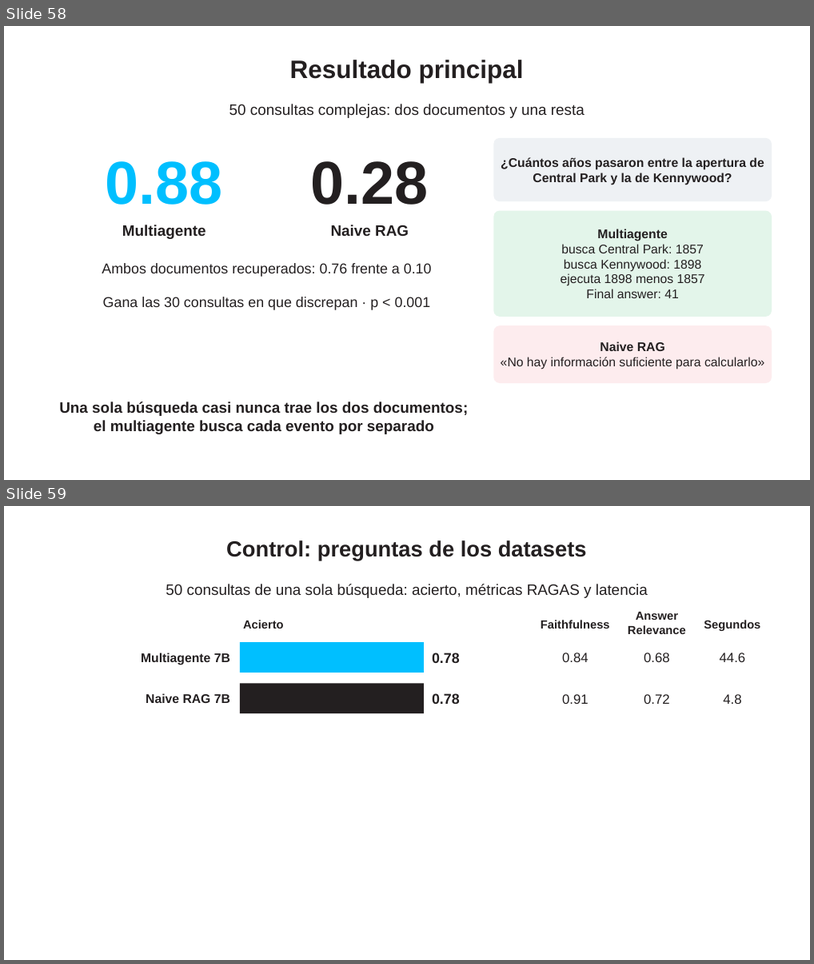
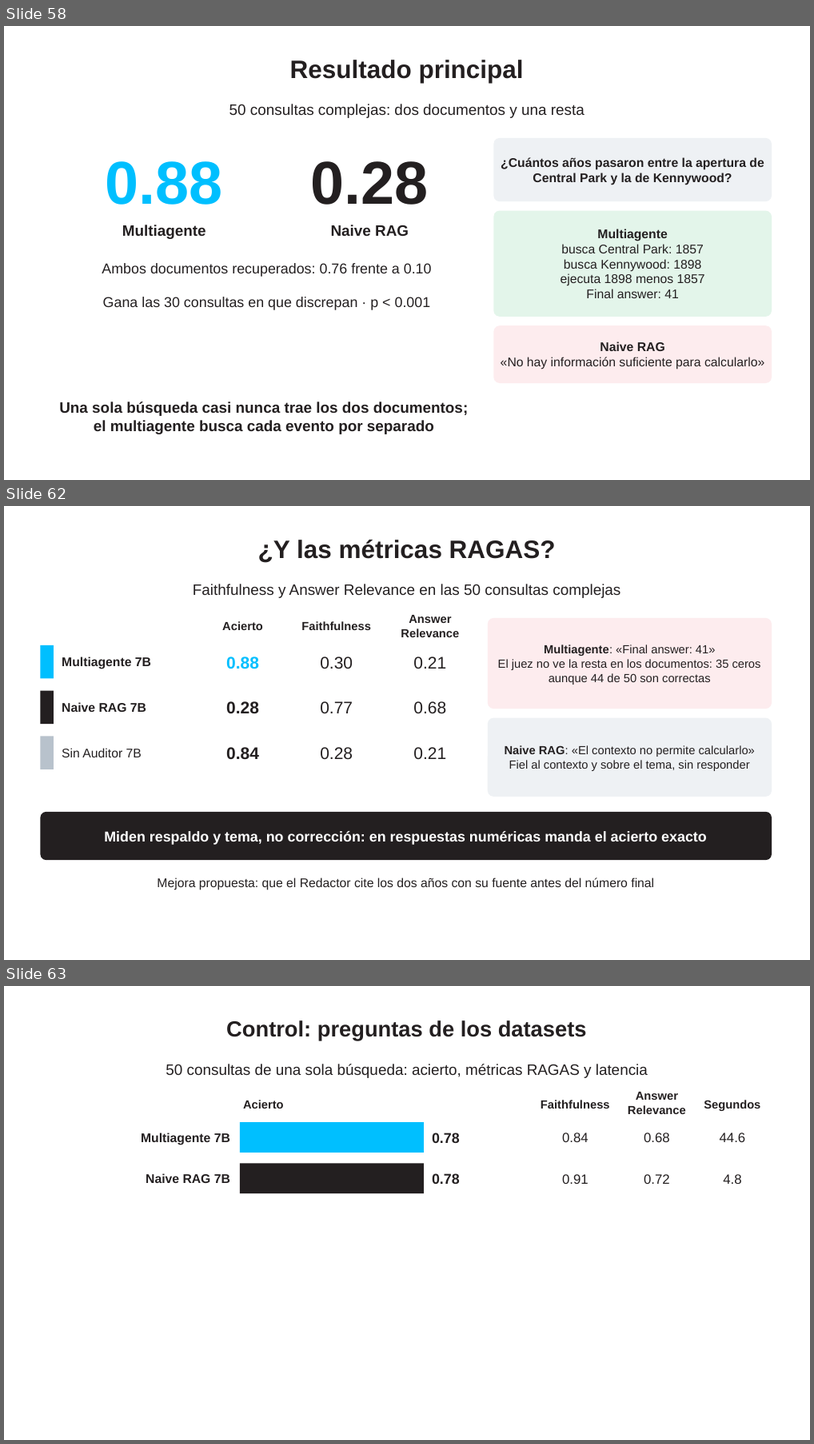
Before and after one commit to ricardoamiel/auditor-react, a slide deck: presentacion/Presentacion_Auditor_ReAct.pptx. Shown one above the other, each under a label of ours: slides 58 and 59 before the commit, slides 58, 62 and 63 after it; the slides between them are not shown. The pictures are 814x964 and 814x1444 pixels, drawn with LibreOffice and Linux fonts; fonts in the diff are those of the drawing; background and template pictures are left out. Boxes give left, top, right and bottom in pixels: in the first picture for what was removed or moved away, otherwise in the second. Text is boxed around its words. In the diff, an @@ line names an element or a change of style, - is before the commit and + after.

Commit message:
Métricas RAGAS en las consultas complejas y notebook actualizado

```diff
--- a/presentacion/Presentacion_Auditor_ReAct.pptx
+++ b/presentacion/Presentacion_Auditor_ReAct.pptx
@@ slide 62 added at bbox=[4, 506, 810, 960], background picture (left out) @@
@@ text added at bbox=[258, 540, 556, 563], 30 pt, text #231F20, bold @@
+¿Y las métricas RAGAS?
@@ text added at bbox=[193, 584, 621, 598], 18 pt, text #231F20 @@
+Faithfulness y Answer Relevance en las 50 consultas complejas
@@ text added at bbox=[222, 621, 263, 630], 14 pt, text #231F20, bold @@
+Acierto
@@ text added at bbox=[302, 621, 371, 630], 14 pt, text #231F20, bold @@
+Faithfulness
@@ text added at bbox=[401, 615, 459, 637], 14 pt, text #231F20, bold @@
+Answer Relevance
@@ rounded rectangle added at bbox=[488, 618, 772, 708], fill #FDECEE, 14 pt, text #231F20 @@
+Multiagente: «Final answer: 41»
+El juez no ve la resta en los documentos: 35 ceros aunque 44 de 50 son correctas
@@ rectangle added at bbox=[40, 645, 54, 679], fill #00BFFF @@
@@ text added at bbox=[62, 656, 151, 669], 15 pt, text #231F20, bold @@
+Multiagente 7B
@@ text added at bbox=[226, 656, 259, 669], 20 pt, text #00BFFF, bold @@
+0.88
@@ text added at bbox=[320, 656, 353, 668], 20 pt, text #231F20 @@
+0.30
@@ text added at bbox=[414, 656, 446, 668], 20 pt, text #231F20 @@
+0.21
@@ rectangle added at bbox=[40, 691, 54, 724], fill #231F20 @@
@@ text added at bbox=[62, 702, 146, 712], 15 pt, text #231F20, bold @@
+Naive RAG 7B
@@ text added at bbox=[226, 701, 259, 714], 20 pt, text #231F20, bold @@
+0.28
@@ text added at bbox=[320, 701, 353, 713], 20 pt, text #231F20 @@
+0.77
@@ text added at bbox=[414, 701, 446, 714], 20 pt, text #231F20 @@
+0.68
@@ rounded rectangle added at bbox=[488, 718, 772, 796], fill #EEF1F4, 14 pt, text #231F20 @@
+Naive RAG: «El contexto no permite calcularlo»
+Fiel al contexto y sobre el tema, sin responder
@@ rectangle added at bbox=[40, 736, 54, 769], fill #B8C2CC @@
@@ text added at bbox=[62, 748, 142, 757], 15 pt, text #231F20 @@
+Sin Auditor 7B
@@ text added at bbox=[226, 747, 259, 760], 20 pt, text #231F20, bold @@
+0.84
@@ text added at bbox=[320, 747, 353, 760], 20 pt, text #231F20 @@
+0.28
@@ text added at bbox=[414, 747, 446, 759], 20 pt, text #231F20 @@
+0.21
@@ rounded rectangle added at bbox=[40, 812, 772, 860], fill #231F20, 17 pt, text #FFFFFF, bold @@
+Miden respaldo y tema, no corrección: en respuestas numéricas manda el acierto exacto
@@ text added at bbox=[157, 877, 654, 890], 15 pt, text #231F20 @@
+Mejora propuesta: que el Redactor cite los dos años con su fuente antes del número final
@@ what was slide 59 is now slide 63 @@
```
Also in this commit, not shown: 3 other slides added, 23 other files.
